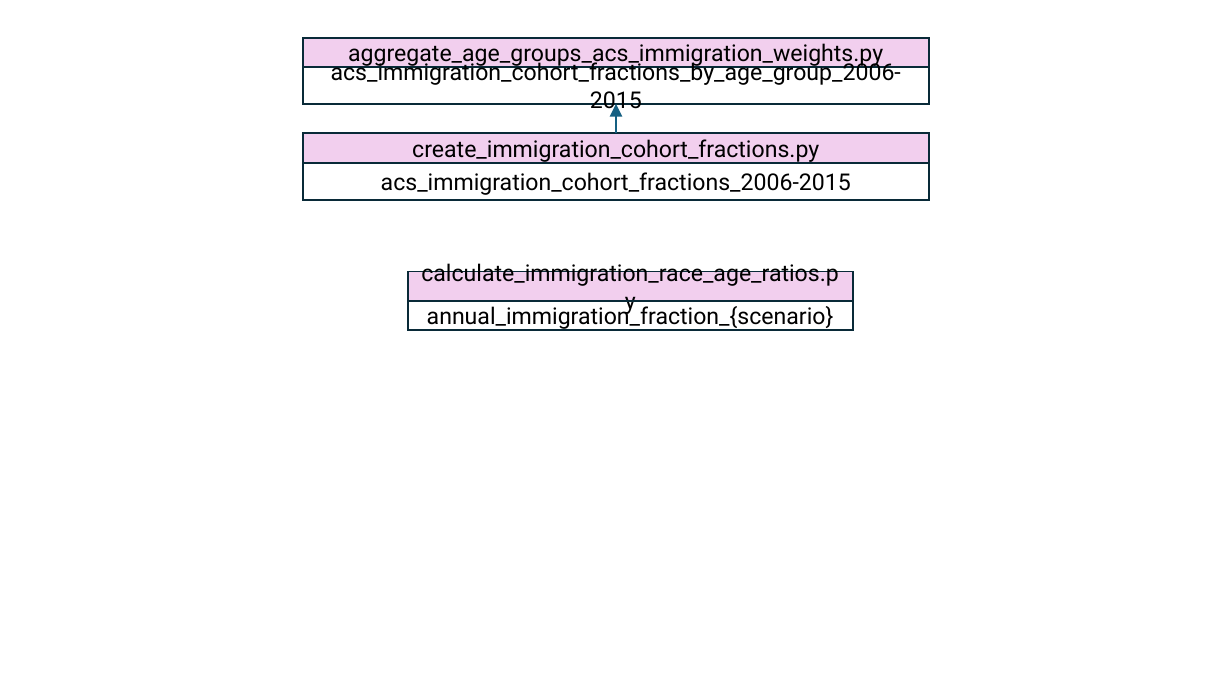
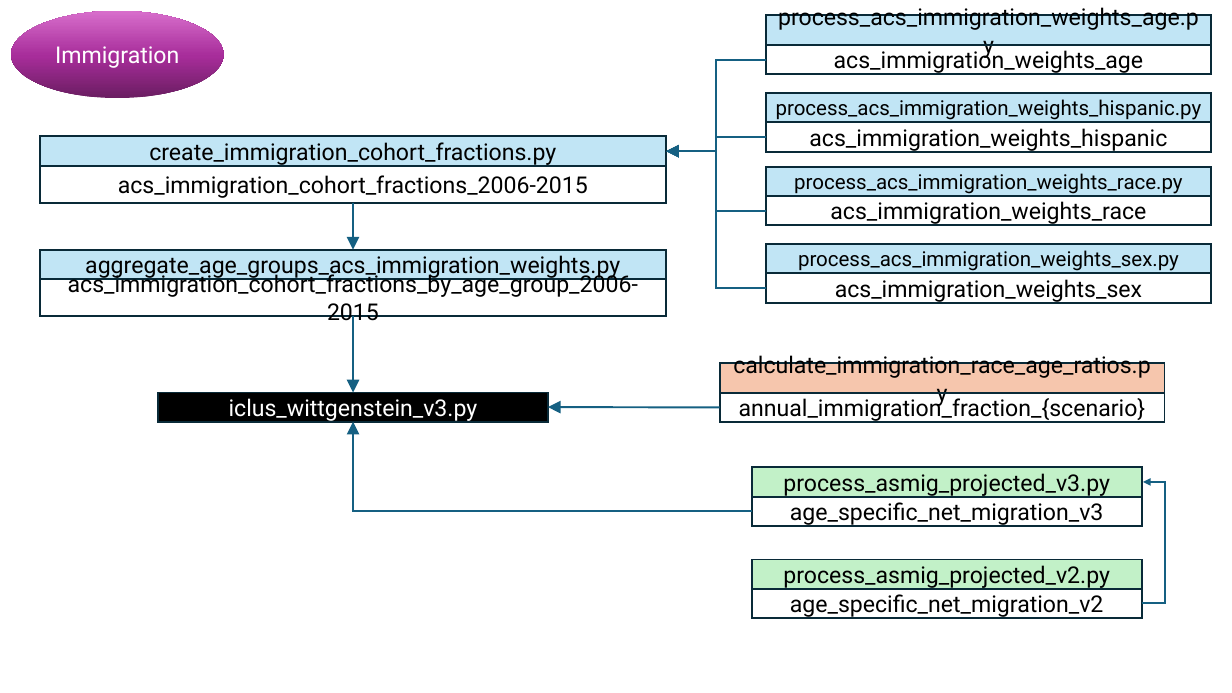
Before and after one commit to philmorefield/ICLUS_v3, a slide deck: slide 3 of population/script_layout.pptx (slide 2 before the commit). Drawn at 1232x693 pixels with LibreOffice and Linux fonts; fonts in the diff are those of the drawing. Boxes give left, top, right and bottom in pixels: in the first picture for what was removed or moved away, otherwise in the second. Text is boxed around its words. In the diff, an @@ line names an element or a change of style, - is before the commit and + after.

```diff
--- a/population/script_layout.pptx
+++ b/population/script_layout.pptx
@@ ellipse added at <box>11,11,224,98</box>, fill gradient #6B1D62 to #A72D9A to #D86ECC, 18 pt, text #FFFFFF @@
+Immigration
@@ rectangle added at <box>766,16,1211,45</box>, fill #C1E5F5, outline #092A39 1.5 pt, 18 pt, text #000000 @@
+process_acs_immigration_weights_age.py
@@ elbow arrow added from (766, 59) to (666, 152), #156082 1.5 pt @@
@@ rectangle added at <box>766,45,1211,75</box>, outline #092A39 1.5 pt, 18 pt, text #000000 @@
+acs_immigration_weights_age
@@ rectangle added at <box>766,93,1211,123</box>, fill #C1E5F5, outline #092A39 1.5 pt, 16 pt, text #000000 @@
+process_acs_immigration_weights_hispanic.py
@@ rectangle "create_immigration_cohort_fractions.py": place and size @@
-rectangle "create_immigration_cohort_fractions.py" at <box>303,133,930,163</box>
+rectangle "create_immigration_cohort_fractions.py" at <box>40,137,666,166</box>
@@ rectangle "create_immigration_cohort_fractions.py" at <box>40,137,666,166</box>: fill #F2CFEE to #C1E5F5 @@
@@ elbow arrow added from (766, 137) to (666, 152), #156082 1.5 pt @@
@@ rectangle added at <box>766,123,1211,152</box>, outline #092A39 1.5 pt, 18 pt, text #000000 @@
+acs_immigration_weights_hispanic
@@ rectangle "acs_immigration_cohort_fractions_2006-2015": place and size @@
-rectangle "acs_immigration_cohort_fractions_2006-2015" at <box>303,163,930,200</box>
+rectangle "acs_immigration_cohort_fractions_2006-2015" at <box>40,165,666,202</box>
@@ elbow arrow added from (766, 211) to (666, 152), #156082 1.5 pt @@
@@ elbow arrow added from (766, 288) to (666, 152), #156082 1.5 pt @@
@@ rectangle added at <box>766,166,1211,196</box>, fill #C1E5F5, outline #092A39 1.5 pt, 16 pt, text #000000 @@
+process_acs_immigration_weights_race.py
@@ arrow moved from (616, 133) - (616, 104) to (353, 202) - (353, 250) @@
@@ rectangle added at <box>766,196,1211,226</box>, outline #092A39 1.5 pt, 18 pt, text #000000 @@
+acs_immigration_weights_race
@@ rectangle "aggregate_age_groups_acs_immigration_weights.py" at <box>40,250,666,279</box>: fill #F2CFEE to #C1E5F5 @@
@@ rectangle "aggregate_age_groups_acs_immigration_weights.py": place and size @@
-rectangle "aggregate_age_groups_acs_immigration_weights.py" at <box>303,38,930,67</box>
+rectangle "aggregate_age_groups_acs_immigration_weights.py" at <box>40,250,666,279</box>
@@ rectangle added at <box>766,244,1211,274</box>, fill #C1E5F5, outline #092A39 1.5 pt, 16 pt, text #000000 @@
+process_acs_immigration_weights_sex.py
@@ rectangle "acs_immigration_cohort_fractions_by_age_group_2006-2015": place and size @@
-rectangle "acs_immigration_cohort_fractions_by_age_group_2006-2015" at <box>303,67,930,104</box>
+rectangle "acs_immigration_cohort_fractions_by_age_group_2006-2015" at <box>40,279,666,316</box>
@@ rectangle added at <box>766,274,1211,303</box>, outline #092A39 1.5 pt, 18 pt, text #000000 @@
+acs_immigration_weights_sex
@@ arrow added from (353, 316) to (353, 393), #156082 1.5 pt @@
@@ rectangle "calculate_immigration_race_age_ratios.py": place and size @@
-rectangle "calculate_immigration_race_age_ratios.py" at <box>408,272,852,301</box>
+rectangle "calculate_immigration_race_age_ratios.py" at <box>720,363,1165,393</box>
@@ rectangle "calculate_immigration_race_age_ratios.py" at <box>720,363,1165,393</box>: fill #F2CFEE to #F6C6AD @@
@@ rectangle added at <box>158,393,548,422</box>, fill #000000, outline #092A39 1.5 pt, 18 pt, text #FFFFFF @@
+iclus_wittgenstein_v3.py
@@ arrow added from (720, 408) to (548, 408), #156082 1.5 pt @@
@@ rectangle "annual_immigration_fraction_{scenario}": place and size @@
-rectangle "annual_immigration_fraction_{scenario}" at <box>408,301,852,331</box>
+rectangle "annual_immigration_fraction_{scenario}" at <box>720,393,1165,422</box>
@@ elbow arrow added from (752, 511) to (353, 421), #156082 1.5 pt @@
@@ rectangle added at <box>752,468,1142,497</box>, fill #C2F1C8, outline #092A39 1.5 pt, 18 pt, text #000000 @@
+process_asmig_projected_v3.py
@@ rectangle added at <box>752,496,1142,526</box>, outline #092A39 1.5 pt, 18 pt, text #000000 @@
+age_specific_net_migration_v3
@@ elbow arrow added from (1142, 604) to (1143, 482), #156082 1.5 pt @@
@@ rectangle added at <box>752,559,1142,589</box>, fill #C2F1C8, outline #092A39 1.5 pt, 18 pt, text #000000 @@
+process_asmig_projected_v2.py
@@ rectangle added at <box>752,589,1142,618</box>, outline #092A39 1.5 pt, 18 pt, text #000000 @@
+age_specific_net_migration_v2
```
Also in this commit, not shown: 2 other slides changed, 1 slide added.
